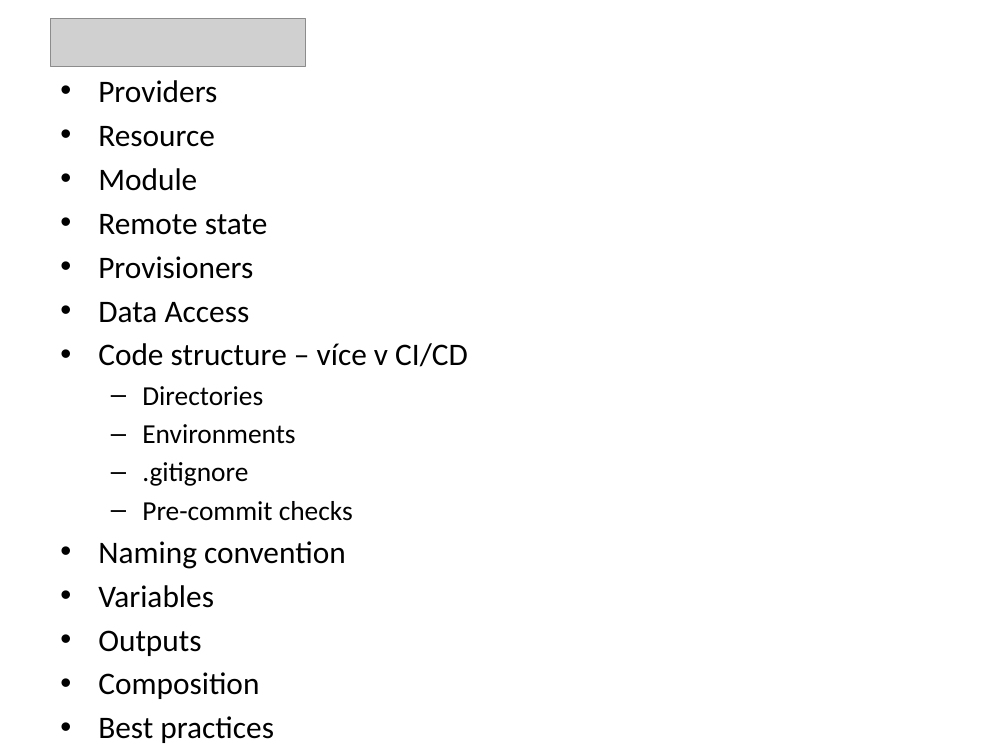
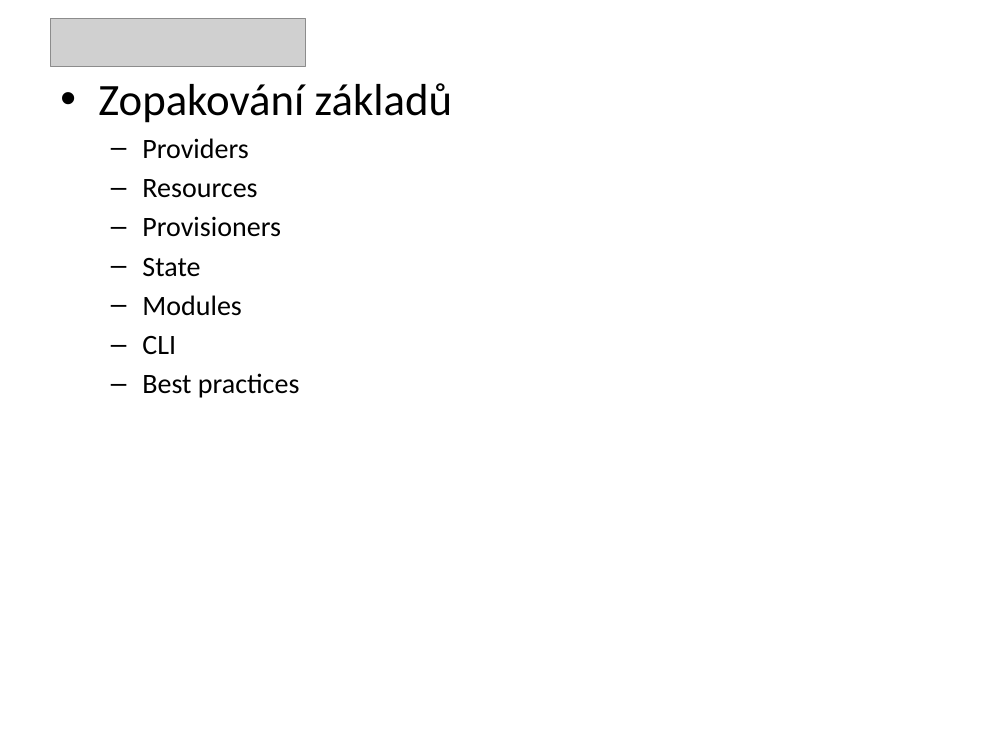
Before and after one commit to puchy/tf-lab, a slide deck: slide 2 of 1-tf.pptx (slide 3 before the commit). Drawn at 1008x756 pixels with LibreOffice and Linux fonts; fonts in the diff are those of the drawing; grey boxes stand for pictures. Boxes give left, top, right and bottom in pixels: in the first picture for what was removed or moved away, otherwise in the second. Text is boxed around its words. In the diff, an @@ line names an element or a change of style, - is before the commit and + after.

Commit message:
presentations

```diff
--- a/1-tf.pptx
+++ b/1-tf.pptx
@@ text at bbox=[98, 83, 453, 123]: paragraph added @@
+• Zopakování základů
@@ text at bbox=[142, 138, 300, 398]: size 22.4 to 20 pt in "Providers", "Provisioners", "Best practices"; bullet • to –; list level 1 to 2 in "Providers"; list level 1 to 2 in "Provisioners"; list level 1 to 2 in "Best practices" @@
@@ text at bbox=[142, 179, 257, 198]: text changed; size 22.4 to 20 pt @@
-• Resource
-• Module
-• Remote state
+  – Resources
@@ text at bbox=[142, 258, 242, 354]: text changed; size 22.4 to 20 pt @@
-• Data Access
-• Code structure – více v CI/CD
-  – Directories
-  – Environments
-  – .gitignore
-  – Pre-commit checks
-• Naming convention
-• Variables
-• Outputs
-• Composition
+  – State
+  – Modules
+  – CLI
```
Also in this commit, not shown: 11 slides added, 1 slide removed, 5 other files.
